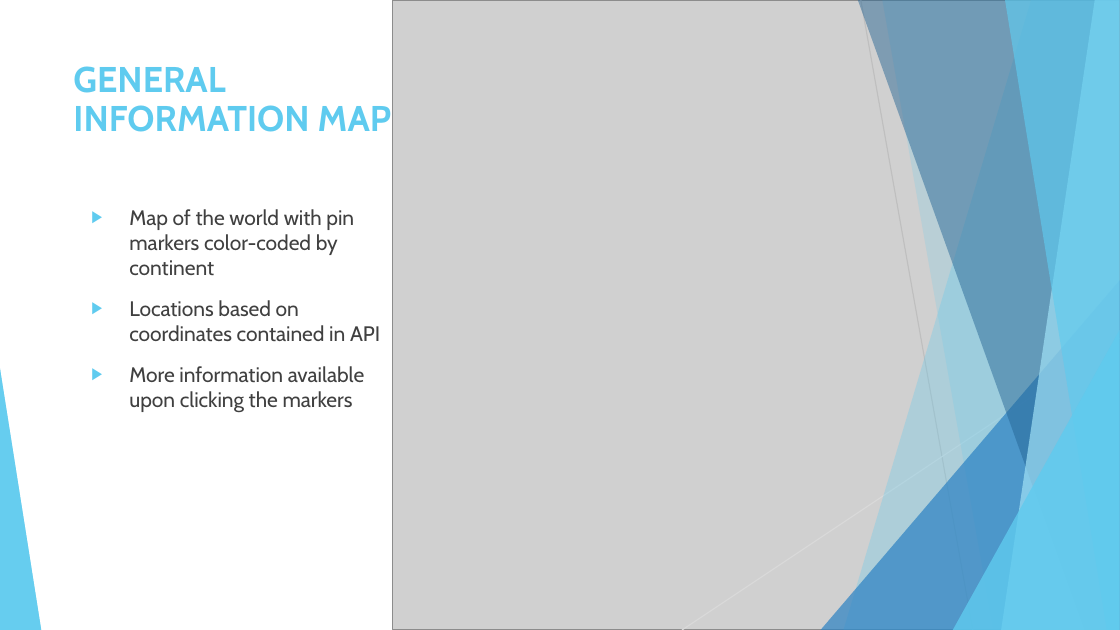
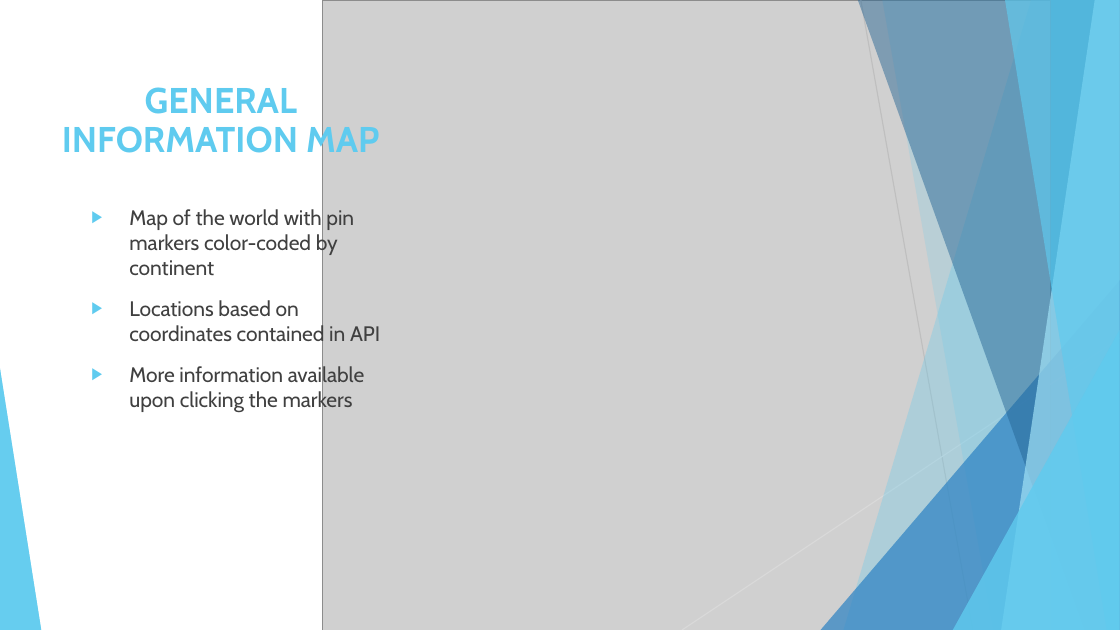
Before and after one commit to nelsonalb/World_Population-Project-3, a slide deck: slide 7 of Project 3- World Data Population.pptx (slide 5 before the commit). Drawn at 1120x630 pixels with LibreOffice and Linux fonts; fonts in the diff are those of the drawing; grey boxes stand for pictures. Boxes give left, top, right and bottom in pixels: in the first picture for what was removed or moved away, otherwise in the second. Text is boxed around its words. In the diff, an @@ line names an element or a change of style, - is before the commit and + after.

```diff
--- a/Project 3- World Data Population.pptx
+++ b/Project 3- World Data Population.pptx
@@ picture: place and size @@
-picture at (392,0,1120,629)
+picture at (323,1,1051,630)
@@ title "GENERAL INFORMATION MAP": place and size @@
-title "GENERAL INFORMATION MAP" at (73,66,391,132)
+title "GENERAL INFORMATION MAP" at (62,87,379,160)
@@ title "GENERAL INFORMATION MAP" at (62,87,379,160): alignment left to centre @@
```
Also in this commit, not shown: 7 other slides changed, 3 slides added, 2 slides removed.
